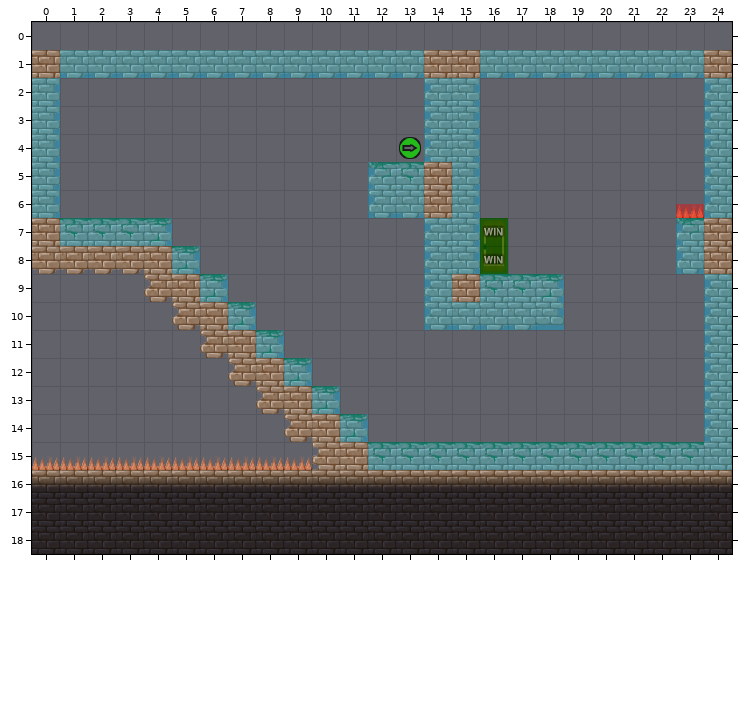
Tiled map (JSON): BGJ03/levels/level4.json. The first picture shows the starting point.
Cells are 32x32 px. Shown: x 0..24, y 0..18. The old version is drawn lined up with the new one.
New version:
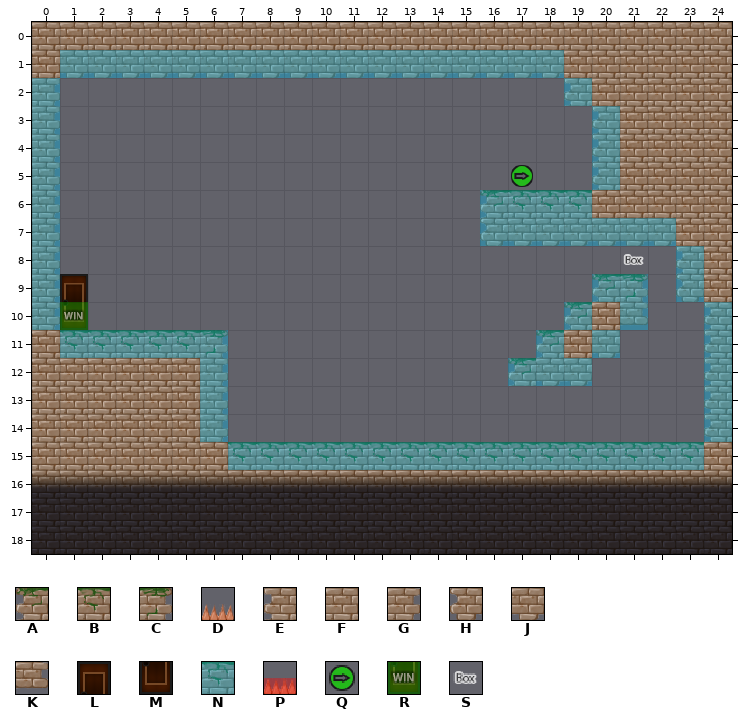
Key: from "Tileset": A 0, B 1, C 2, D 3, E 12, F 13, G 14, H 24, J 25, K 26, L 131, M 143; from "collision": N 0, P 6, Q 10, R 11, S 13.
_ is an empty cell.
See-through tiles are keyed as they look on the map.
From old to new:
map size 25x18 -> 25x19 cells (old content now starts at 0,1; both pictures use the new coordinates)
Layer "100":
y 0: x 0..24 _________________________ -> FFFFFFFFFFFFFFFFFFFFFFFFF
y 1: x 14..15 FF -> JJ; x 19..23 JJJJJ -> FFFFF
y 2: x 14..15 EG -> __; x 19..24 _____E -> EFFFFF
y 3..4: x 14..15 EG -> __; x 20..24 ____E -> EFFFF
y 5: x 12..15 ABFG -> ____; x 20..24 ____E -> EFFFF
y 6: x 12..24 HJFG_______DE -> ____ABBBFFFFF
y 7: x 0..4 FBBBC -> G____; x 14..23 EGL______A -> __HJJJJJJF
y 8: x 0..5 JJJJFC -> G_____; x 14..16 EGM -> ___; x 23 H -> E
y 9: x 0..1 __ -> GL; x 4..6 HFC -> ___; x 14..18 EFBBC -> _____; x 20..21 __ -> AC; x 23..24 _E -> HF
y 10: x 0..1 __ -> GM; x 5..7 HFC -> ___; x 14..21 HJJJK___ -> _____AFK
y 11: x 0..8 ______HFC -> FBBBBBC__; x 18..20 ___ -> AFJ
y 12: x 0..9 _______HFC -> FFFFFFG___; x 17..19 ___ -> AJJ
y 13: x 0..6 _______ -> FFFFFFG; x 8..10 HFC -> ___
y 14: x 0..6 _______ -> FFFFFFG; x 9..11 HFC -> ___
y 15: x 0..11 DDDDDDDDDDEF -> FFFFFFFBBBBB
Layer "collision":
y 1: x 14..15 __ -> NN; x 19..23 NNNNN -> _____
y 2: x 14..15 NN -> __; x 19 _ -> N; x 24 N -> _
y 3: x 14..15 NN -> __; x 20 _ -> N; x 24 N -> _
y 4: x 13..15 QNN -> ___; x 20 _ -> N; x 24 N -> _
y 5: x 12..13 NN -> __; x 15 N -> _; x 17 _ -> Q; x 20 _ -> N; x 24 N -> _
y 6: x 12..13 NN -> __; x 15..19 N____ -> _NNNN; x 23..24 PN -> __
y 7: x 0..4 _NNNN -> N____; x 14..23 NNR______N -> __NNNNNNN_
y 8: x 0 _ -> N; x 5 N -> _; x 14..16 NNR -> ___; x 21 _ -> S
y 9: x 0 _ -> N; x 6 N -> _; x 14 N -> _; x 16..18 NNN -> ___; x 20..21 __ -> NN; x 23..24 _N -> N_
y 10: x 0..1 __ -> NR; x 7 N -> _; x 14..19 NNNNN_ -> _____N; x 21 _ -> N
y 11: x 1..6 ______ -> NNNNNN; x 8 N -> _; x 18 _ -> N; x 20 _ -> N
y 12: x 6 _ -> N; x 9 N -> _; x 17..19 ___ -> NNN
y 13: x 6 _ -> N; x 10 N -> _
y 14: x 6 _ -> N; x 11 N -> _
y 15: x 7..11 _____ -> NNNNN; x 24 N -> _
Where, in picture pixels (left, top, right, bottom), the same in both pictures:
changed: (32, 22, 732, 470)
